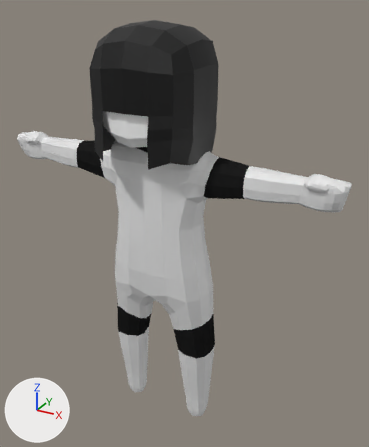
The Blender file assets/Person.blend as it was, and as the next commit left it.
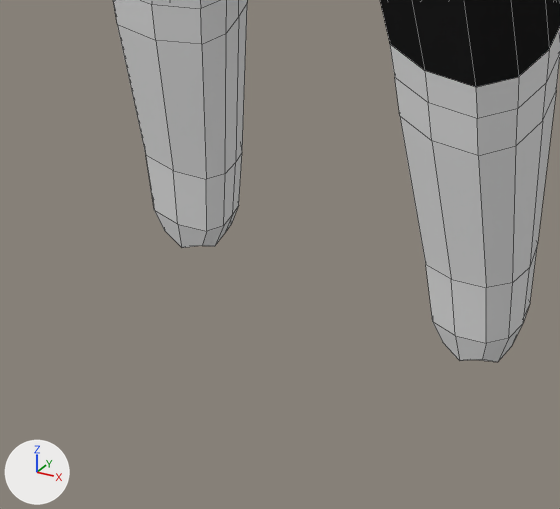
Each version is shown whole from a camera (50 mm lens) standing at (1.128, -1.826, 1.99) and looking at (0.083, 0.075, 1.04), then close up on the part from 26% to 58% of the width and 76% to 100% of the height. Arrows for +X, +Y and +Z are at lower left; the lights stay in place. The first two pictures are the older version. The close-ups show mesh edges as thin lines.

Before the edit, the objects in view are built like this:
```python
me_cube_004 = bpy.data.meshes.new('Cube.004')
me_cube_004.from_pydata(...)  # 1044 vertices, 1028 faces; spans x -1.16..1.16, y -0.36..0.32, z -0.02..2.74
# faces by material slot: [212, 214, 340, 136, 20, 106]
me_cube_004.materials.append(mat_skin)  # black #1f1f1f
me_cube_004.materials.append(mat_body)  # white #e7e7e7
me_cube_004.materials.append(mat_hands)  # white #e7e7e7
me_cube_004.materials.append(mat_feet)  # white #e7e7e7
me_cube_004.materials.append(mat_face)  # white #ffffff
me_cube_004.materials.append(mat_hair)  # black #000000
ob_body = bpy.data.objects.new('Body', me_cube_004)
ob_body.location = (0.0, 0.0, 0.0)
ob_body.scale = (0.7, 0.7, 0.7)
```
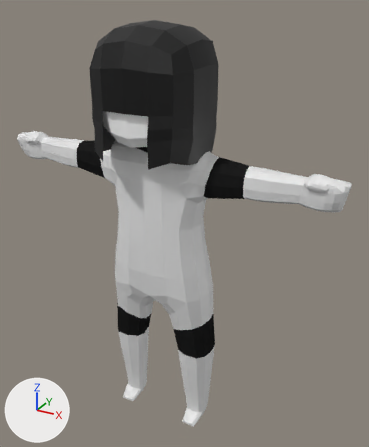
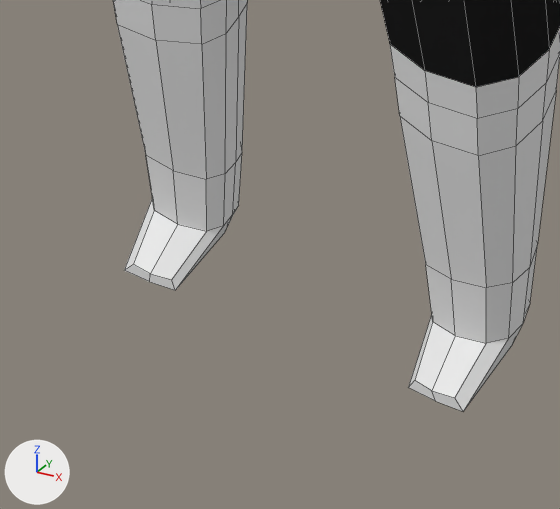
Pixel boxes [x1, y1, x2, y2] of what changed, in the close-ups (560 x 509 px; the box of a moved part takes in the faces that stretch with it):
'Body', reshaped: before [113, 0, 560, 362]; after [113, 0, 560, 412]
part 1 of me_cube_004, moved or reshaped: before [155, 207, 523, 362]; after [124, 199, 523, 412]

Patch to the scene script:
```diff
--- a/assets/Person.blend.py
+++ b/assets/Person.blend.py
@@ me_cube_004 @@
 # used by ob_body; location = (0.0, 0.0, 0.0); scale = (0.7, 0.7, 0.7)
-me_cube_004.from_pydata(...)  # 1044 vertices, 1028 faces; spans x -1.16..1.16, y -0.36..0.32, z -0.02..2.74
+me_cube_004.from_pydata(...)  # 1044 vertices, 1028 faces; spans x -1.16..1.16, y -0.36..0.32, z 0.0..2.74
+# me_cube_004 part 1: 22 of 1044 vertices moved; they spanned x -0.31..0.31, y -0.02..0.1, z -0.02..0.02 and now span x -0.31..0.31, y -0.11..0.1, z 0.0..0.02; mean shift (0.0, -0.06, 0.0); largest move (0.27, 0.01, -0.02) -> (0.27, -0.11, 0.0)
 me_cube_004.materials.append(mat_skin)
```
